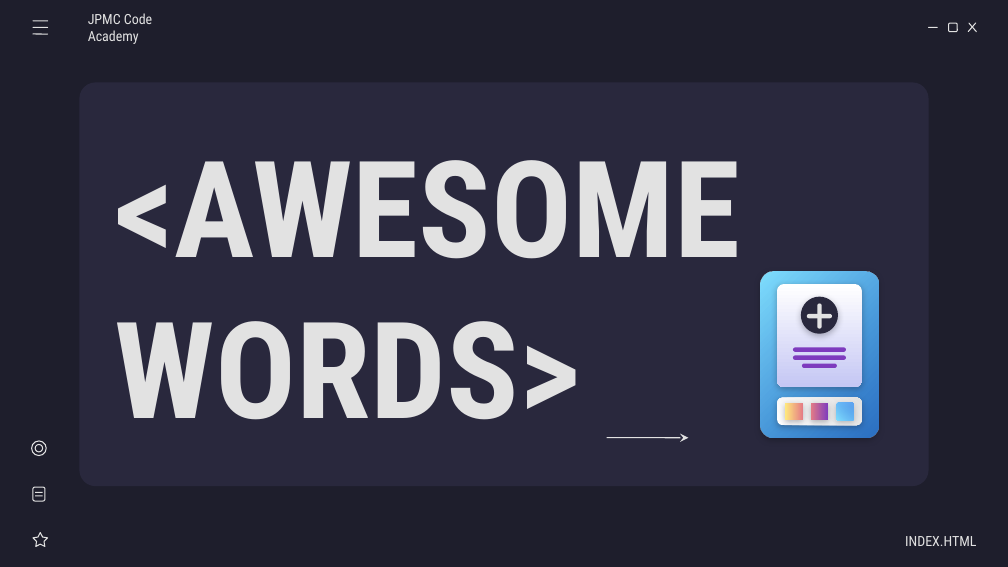
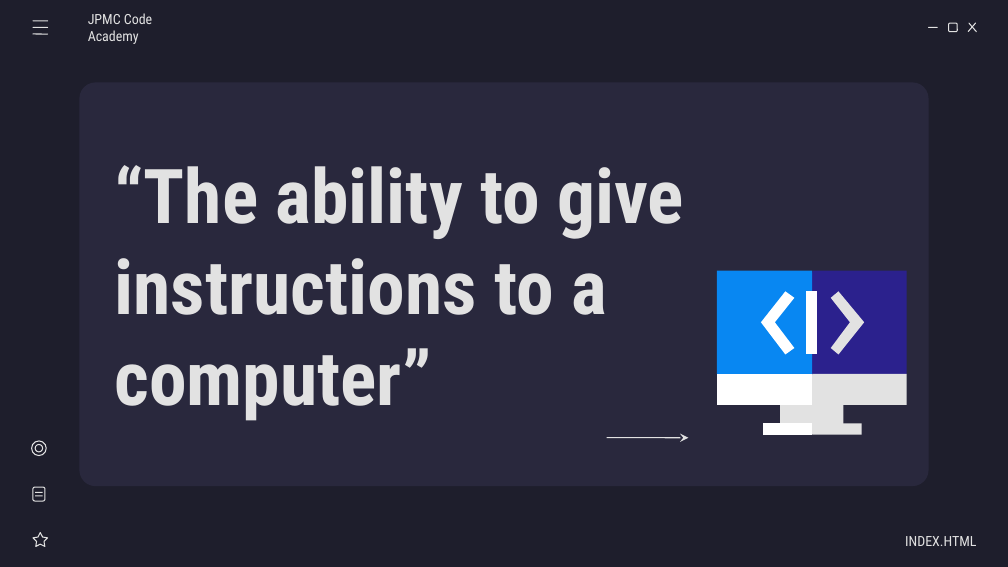
Before and after one commit to RasT110e5/code-academy-jpmc, a slide deck: slide 12 of classes/class-1/class1-slides.odp (slide 14 before the commit). Drawn at 1008x567 pixels with LibreOffice and Linux fonts; fonts in the diff are those of the drawing. Boxes give left, top, right and bottom in pixels: in the first picture for what was removed or moved away, otherwise in the second. Text is boxed around its words. In the diff, an @@ line names an element or a change of style, - is before the commit and + after.

```diff
--- a/classes/class-1/class1-slides.odp
+++ b/classes/class-1/class1-slides.odp
@@ title at (115, 165, 684, 421): text changed; size 96 to 54 pt @@
-<AWESOME WORDS>
+“The ability to give instructions to a computer”
@@ rounded rectangle removed at (761, 271, 879, 437) @@
@@ group added at (717, 270, 906, 434): 10 freeform shapes @@
@@ freeform shape: place and size @@
-freeform shape at (801, 296, 839, 334)
+freeform shape at (831, 291, 864, 355)
@@ freeform shape at (831, 291, 864, 355): fill #29283D to #E2E2E2; shadow off @@
@@ group removed at (777, 284, 862, 387): 6 rounded rectangles @@
@@ group removed at (777, 398, 861, 425): 4 rounded rectangles @@
```
Also in this commit, not shown: 1 other slide changed, 12 slides added, 32 slides removed, 4 other files.
